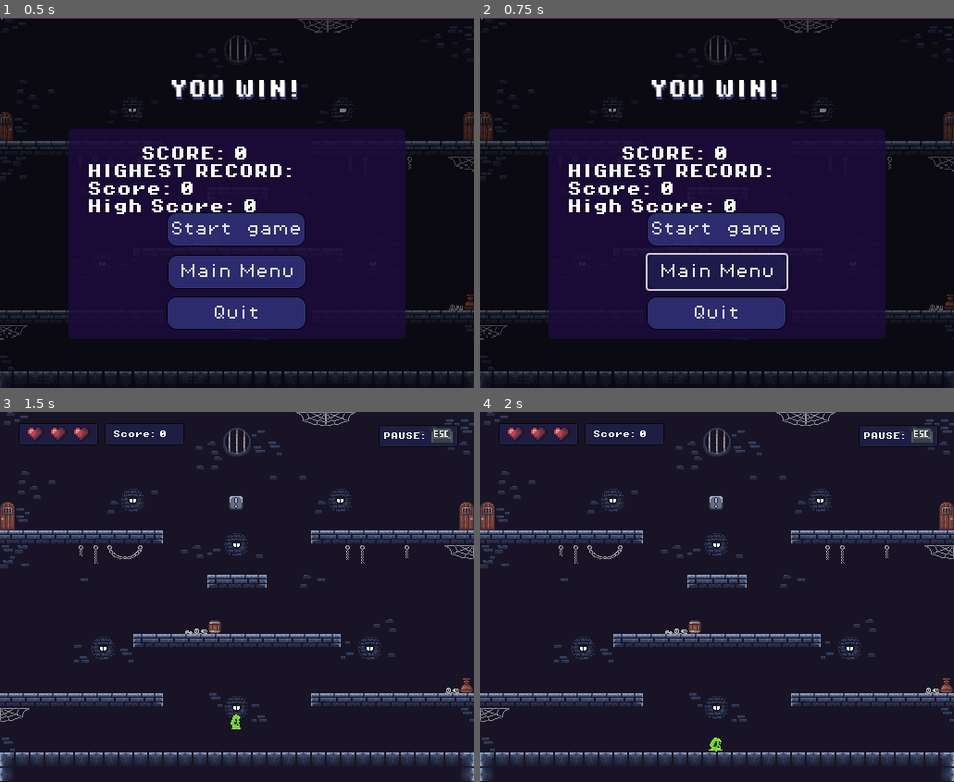
Above: before the commit, frames 1-4 (two rows, left to right).
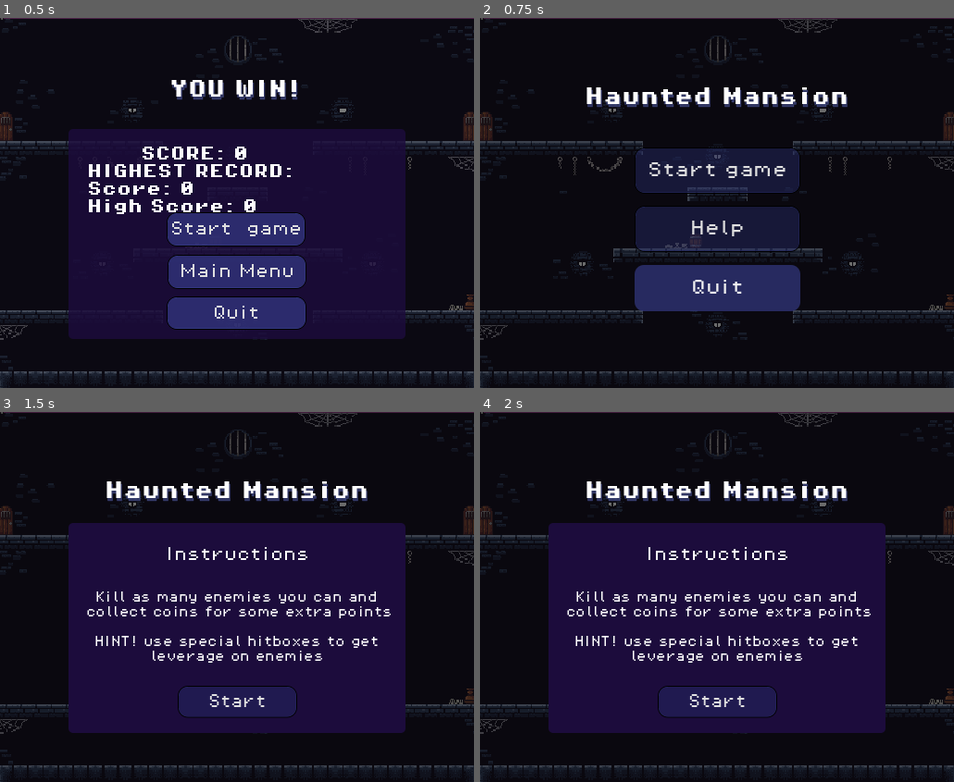
Above: after the commit, the same moments.

Repository: Iizakku/tiimi4_gamejam
Game: Godot game, scene res://Scenes/Levels/YouWin.tscn
Same seed, same stepped clock (60 frames per second), same inputs: the game is played once before the commit and once after it. This scene is started directly instead of the project's main scene. Sound files missing from this copy of the repository are replaced by a short silence.
Inputs:
- Up to frame 1 (0.5 s): no input
- Up to frame 2 (0.75 s): click "Main Menu" at 0.5 s
- Up to frame 3 (1.5 s): click "Start game" at 1.25 s
- Up to frame 4 (2 s): no input

Frame 1 is identical in both runs. In frame 2, 34% of the frame differs, in the area x 14-86%, y 16-87%; in frame 3, 20%; in frame 4, 20%.

Commit message:
korjauksia koodiin

Diff:
--- a/gamejam/Code/Characters/enemy.gd
+++ b/gamejam/Code/Characters/enemy.gd
@@ -74,7 +74,7 @@
 
 	if drop_loot and coin_scene:
 		var coin = coin_scene.instantiate()
-		get_parent().add_child(coin)
+		get_parent().call_deferred("add_child", coin)
 
 		var spawn_pos = global_position + Vector2(randf_range(-50, 50), -30)
 
@@ -89,7 +89,7 @@
 # Tällä pysäytetään vihollinen
 func freeze_enemy(duration: float):
 	print("Enemy freeze")
-	freeze = true
+	set_deferred("freeze", true)
 
 	if animated_sprite_2d:
 		animated_sprite_2d.pause()
--- a/gamejam/Code/Characters/enemy_2.gd
+++ b/gamejam/Code/Characters/enemy_2.gd
@@ -86,7 +86,7 @@
 
 	if drop_loot and coin_scene:
 		var coin = coin_scene.instantiate()
-		get_parent().add_child(coin)
+		get_parent().call_deferred("add_child", coin)
 		var spawn_pos = global_position + Vector2(randf_range(-50, 50), -30)
 
 		spawn_pos.x = clamp(spawn_pos.x, 0, 512)
@@ -101,7 +101,7 @@
 # Tällä pysäytetään vihollinen
 func freeze_enemy(duration: float):
 	print("Enemy freeze")
-	freeze = true
+	set_deferred("freeze", true)
 
 	if animated_sprite_2d:
 		animated_sprite_2d.pause()
--- a/gamejam/Code/Level/killzone.gd
+++ b/gamejam/Code/Level/killzone.gd
@@ -1,9 +1,6 @@
 extends Area2D
 
 # Tämä tunnistaa kun vihollinen tippuu pois alatasolta ja poistaa vihollisen
-
-func _ready() -> void:
-	body_entered.connect(_on_body_entered)
 
 func _on_body_entered(body: Node2D) -> void:
 	if body.is_in_group("enemies"):
--- a/gamejam/Code/Systems/GameManager.gd
+++ b/gamejam/Code/Systems/GameManager.gd
@@ -7,7 +7,7 @@
 signal lives_changed(current_lives : int)
 
 func game_over():
-	get_tree().change_scene_to_file("res://Scenes/Levels/game_over.tscn")
+	get_tree().call_deferred("change_scene_to_file", "res://Scenes/UI/game_over.tscn")
 
 #Player's score in this session
 var _score : int = 0
--- a/gamejam/Code/UI/game_over.gd
+++ b/gamejam/Code/UI/game_over.gd
@@ -1,19 +1,7 @@
 extends Control
 
-
-# Called when the node enters the scene tree for the first time.
-func _ready() -> void:
-	pass # Replace with function body.
-
-
-# Called every frame. 'delta' is the elapsed time since the previous frame.
-func _process(delta: float) -> void:
-	pass
-
-
 func _on_main_menu_pressed() -> void:
-	get_tree().change_scene_to_file("res://Scenes/Levels/MainMenu.tscn")
-
+	get_tree().change_scene_to_file("res://Scenes/UI/MainMenu.tscn")
 
 
 func _on_startgame_pressed() -> void:
--- a/gamejam/Code/UI/main_menu.gd
+++ b/gamejam/Code/UI/main_menu.gd
@@ -7,11 +7,6 @@
 func _ready():
 	help.visible = false
 	instructions.visible = false
-
-
-# Called every frame. 'delta' is the elapsed time since the previous frame.
-func _process(delta: float) -> void:
-	pass
 
 
 func _on_startgame_pressed() -> void:
--- a/gamejam/Code/UI/pause_menu.gd
+++ b/gamejam/Code/UI/pause_menu.gd
@@ -18,8 +18,8 @@
 	set_paused(false)
 
 func _on_main_menu_pressed() -> void:
-	get_tree().paused = false # tärkeä!
-	get_tree().change_scene_to_file("res://Scenes/Levels/MainMenu.tscn")
+	get_tree().paused = false
+	get_tree().change_scene_to_file("res://Scenes/UI/MainMenu.tscn")
 
 func _on_quit_pressed() -> void:
 	get_tree().quit()
--- a/gamejam/Scenes/Levels/YouWin.tscn
+++ b/gamejam/Scenes/Levels/YouWin.tscn
@@ -1,11 +1,11 @@
 [gd_scene load_steps=18 format=3 uid="uid://d0pfh1lxtbwfw"]
 
-[ext_resource type="Script" uid="uid://c33ro14h7njdh" path="res://Scenes/Levels/game_over.gd" id="1_fxbpm"]
+[ext_resource type="Script" uid="uid://c33ro14h7njdh" path="res://Code/UI/game_over.gd" id="1_fxbpm"]
 [ext_resource type="Texture2D" uid="uid://c3481qag5fyj0" path="res://Art/Mainmenu/mainmenu.png" id="2_aqauf"]
 [ext_resource type="FontFile" uid="uid://bki3djse2umvx" path="res://Fonts/PixelOperator8-Bold.ttf" id="3_prerj"]
 [ext_resource type="FontFile" uid="uid://gjrvinpgsxyq" path="res://Fonts/PixelOperator8.ttf" id="4_4ta8n"]
-[ext_resource type="Script" uid="uid://bpygvh3hg7w8l" path="res://Scenes/Levels/highest.gd" id="5_aqauf"]
-[ext_resource type="Script" uid="uid://cs3t8aueq7t56" path="res://Scenes/Levels/scorelabel.gd" id="6_aqauf"]
+[ext_resource type="Script" uid="uid://bpygvh3hg7w8l" path="res://Code/Level/highest.gd" id="5_aqauf"]
+[ext_resource type="Script" uid="uid://cs3t8aueq7t56" path="res://Code/UI/scorelabel.gd" id="6_aqauf"]
 
 [sub_resource type="StyleBoxTexture" id="StyleBoxTexture_stgsc"]
 texture = ExtResource("2_aqauf")
--- a/gamejam/Scenes/Levels/level.tscn
+++ b/gamejam/Scenes/Levels/level.tscn
@@ -67,6 +67,12 @@
 position = Vector2(549.875, 287)
 shape = SubResource("RectangleShape2D_jbixu")
 
+[node name="LeftSpawn" type="Marker2D" parent="Portals"]
+position = Vector2(-6, 292)
+
+[node name="RightSpawn" type="Marker2D" parent="Portals"]
+position = Vector2(518, 294)
+
 [node name="LevelUI" type="Node" parent="."]
 
 [node name="UI" parent="LevelUI" instance=ExtResource("6_lhx7y")]
@@ -96,12 +102,6 @@
 wait_time = 8.0
 autostart = true
 
-[node name="LeftSpawn" type="Marker2D" parent="Spawners"]
-position = Vector2(-6, 292)
-
-[node name="RightSpawn" type="Marker2D" parent="Spawners"]
-position = Vector2(518, 294)
-
 [node name="PlayerWall" type="Node" parent="."]
 
 [node name="Area2D" type="StaticBody2D" parent="PlayerWall"]
Renamed: gamejam/Scenes/Levels/highest.gd -> gamejam/Code/Level/highest.gd
Renamed: gamejam/Scenes/Levels/highest.gd.uid -> gamejam/Code/Level/highest.gd.uid
Renamed: gamejam/Scenes/Levels/scorelabel.gd -> gamejam/Code/UI/scorelabel.gd
Renamed: gamejam/Scenes/Levels/scorelabel.gd.uid -> gamejam/Code/UI/scorelabel.gd.uid
